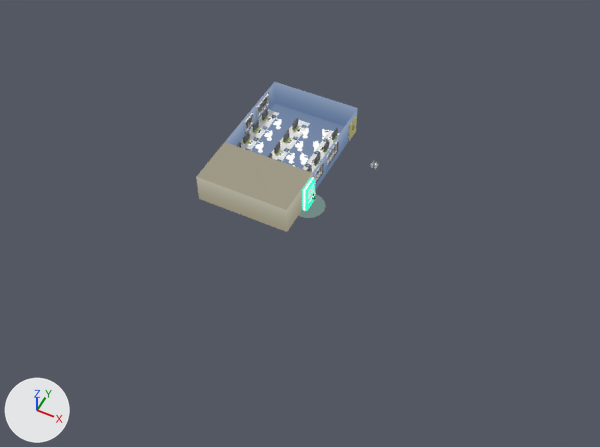
A saved change to the Blender file env/objects/vendingMachine.blend.
Both versions are drawn from a 50 mm camera at (54.4, -139.5, 142.7) aimed at (-4.2, -22.3, -3.9). Every picture has the same lights, and +X, +Y and +Z are marked at lower left.

Script lines for the objects in view, before the commit:
```python
me_plane_002 = bpy.data.meshes.new('Plane.002')
me_plane_002.from_pydata(...)  # 42 vertices, 30 faces; spans x -1.0..1.0, y -2.02..1.0, z -4.1..0.0
# faces by material slot: [1, 5, 24]
me_plane_002.materials.append(mat_computer_gnd)  # dark grey #545454
me_plane_002.materials.append(mat_walls2)
me_plane_002.materials.append(mat_walls)
me_plane_003 = bpy.data.meshes.new('Plane.003')
me_plane_003.from_pydata(...)  # 104 vertices, 78 faces; spans x -0.663..0.281, y -0.903..0.084, z -0.171..0.0
# faces by material slot: [26, 50, 2]
me_plane_003.materials.append(mat_window)  # white #e7e7e7
me_plane_003.materials.append(mat_win_frame)  # brown #6c5c46
me_plane_003.materials.append(mat_trans_win)
me_plane_007 = bpy.data.meshes.new('Plane.007')
me_plane_007.from_pydata(...)  # 12 vertices, 3 faces; spans x -5.59..5.97, y -1.0..1.0, z 0.0
me_plane_032 = bpy.data.meshes.new('Plane.032')
me_plane_032.from_pydata(...)  # 20 vertices, 5 faces; spans x -1.0..1.0, y -1.01..1.0, z -1.0..1.0
me_plane_032.materials.append(mat_leaf)
ob_lab_bounds = bpy.data.objects.new('lab_bounds', me_plane_002)
ob_lab_bounds.location = (-4.0, -3.5, 4.0)
ob_lab_bounds.rotation_euler = (0.0, 1.571, 0.0)  # degrees (0, 90, 0)
ob_lab_bounds.scale = (3.68, 12.7, 5.67)
ob_plane_002 = bpy.data.objects.new('Plane.002', me_plane_007)
ob_plane_002.location = (-16.3, -6.1, 2.9)
ob_plane_002.scale = (1.88, 9.79, 1.0)
ob_plane_003 = bpy.data.objects.new('Plane.003', me_plane_032)
ob_plane_003.location = (5.0, 0.0, 0.0)
ob_windows_001 = bpy.data.objects.new('windows.001', me_plane_003)
ob_windows_001.location = (-28.0, 4.8, 4.0)
ob_windows_001.rotation_euler = (0.0, 1.571, 0.0)  # degrees (0, 90, 0)
ob_windows_001.scale = (3.68, 12.7, -5.67)
```
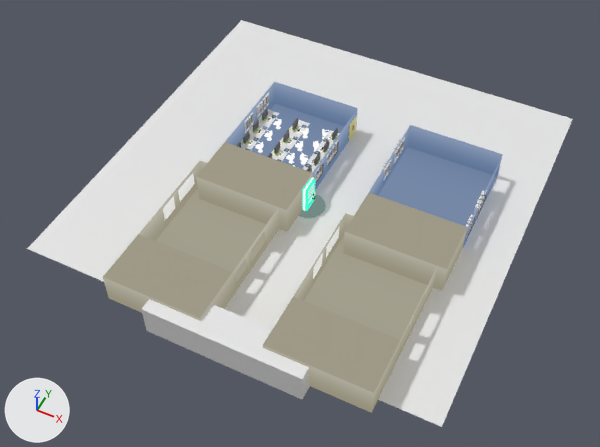
Changed parts and their boxes [x1, y1, x2, y2] in the pictures (600 x 447 px):
'Plane.003', reshaped, moved, rescaled: before [370, 161, 379, 169]; after [27, 20, 573, 427]
'lab_bounds.003', added: after [263, 213, 437, 413]
'lab_bounds.002', added: after [343, 125, 503, 290]
    faces in mat_walls: [369, 125, 503, 247]
    faces in mat_walls2: [343, 193, 467, 290]
'lab_bounds.001', added: after [103, 161, 279, 321]
'Cube', added: after [141, 299, 310, 399]
'windows.003', added: after [381, 137, 405, 179]
    faces in mat_window (white #e7e7e7): [381, 137, 405, 179]
'windows.002', added: after [466, 190, 488, 237]
    faces in mat_window (white #e7e7e7): [466, 190, 488, 237]
part 1 of me_plane_032, recoloured: after [27, 20, 573, 427]

The change in detail:
me_plane_032 is used by ob_plane_003; location (5.0, 0.0, 0.0).
me_plane_032 had 20 vertices, 5 faces and spanned x -1.0..1.0, y -1.01..1.0, z -1.0..1.0.
me_plane_032 no longer uses material mat_leaf.
me_plane_032 now has 4 vertices, 1 face and spans x -1.0..1.0, y -1.0..1.0, z 0.0.
me_plane_032 part 1: 1 face spanning x -1.0..1.0, y -1.0..1.0, z 0.0 switches from mat_leaf to no material.
Mesh me_cube_016 is new.
It is a box spanning x -1.0..1.0, y -1.0..1.0, z -1.0..1.0.
Mesh me_plane_038 is new.
It has 42 vertices, 30 faces and spans x -1.0..1.0, y -2.02..1.0, z -4.1..0.0.
Faces by material slot: [1, 29].
It uses material mat_computer_gnd (dark grey #545454).
It uses material mat_walls2.
Object 'Plane.003' (ob_plane_003) moves from (5.0, 0.0, 0.0) to (-4.8, -10.4, 0.0).
Object 'Plane.003' (ob_plane_003) is rescaled from (1.0, 1.0, 1.0) to (-49.1, -49.1, -49.1).
Object 'Cube' (ob_cube) is new; it shows me_cube_016.
Its location is (0.0, -62.0, 3.1).
Its scale is (18.0, 3.75, 3.75).
Object 'lab_bounds.003' (ob_lab_bounds_003) is new; it shows me_plane_038.
Its location is (31.3, -37.0, 4.0).
Its rotation in degrees is (0, 90, 0).
Its scale is (3.68, 12.7, 5.67).
Object 'windows.003' (ob_windows_003) is new; it shows a copy of the mesh of ob_windows_001.
Its location is (9.3, 4.8, 4.0).
Its rotation in degrees is (0, 90, 0).
Its scale is (3.68, 12.7, -5.67).
Object 'windows.002' (ob_windows_002) is new; it shows a copy of the mesh of ob_windows_001.
Its location is (33.5, -3.5, 4.0).
Its rotation in degrees is (0, 90, 0).
Its scale is (3.68, 12.7, 5.67).
Object 'lab_bounds.002' (ob_lab_bounds_002) is new; it shows a copy of the mesh of ob_lab_bounds.
Its location is (33.3, -3.5, 4.0).
Its rotation in degrees is (0, 90, 0).
Its scale is (3.68, 12.7, 5.67).
Object 'lab_bounds.001' (ob_lab_bounds_001) is new; it shows a copy of me_plane_038.
Its location is (-6.0, -37.0, 4.0).
Its rotation in degrees is (0, 90, 0).
Its scale is (3.68, 12.7, 5.67).
